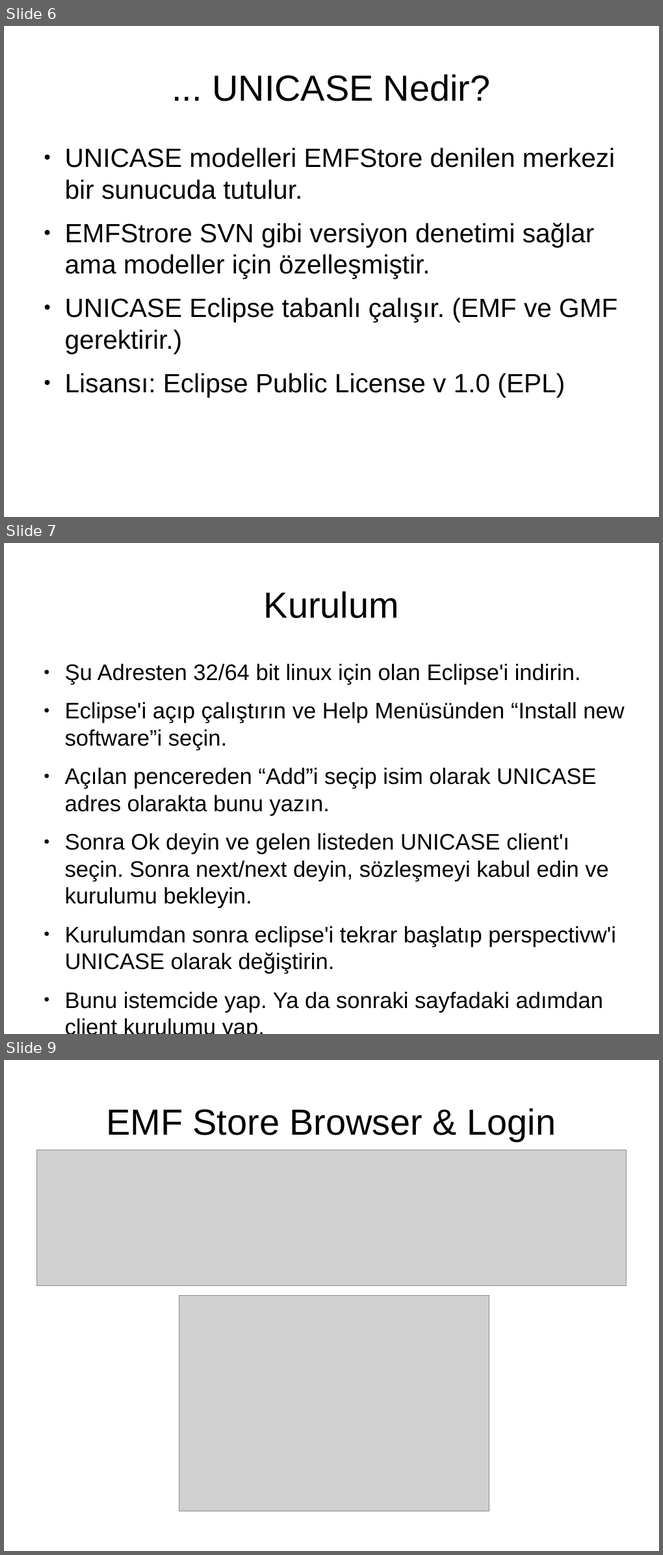
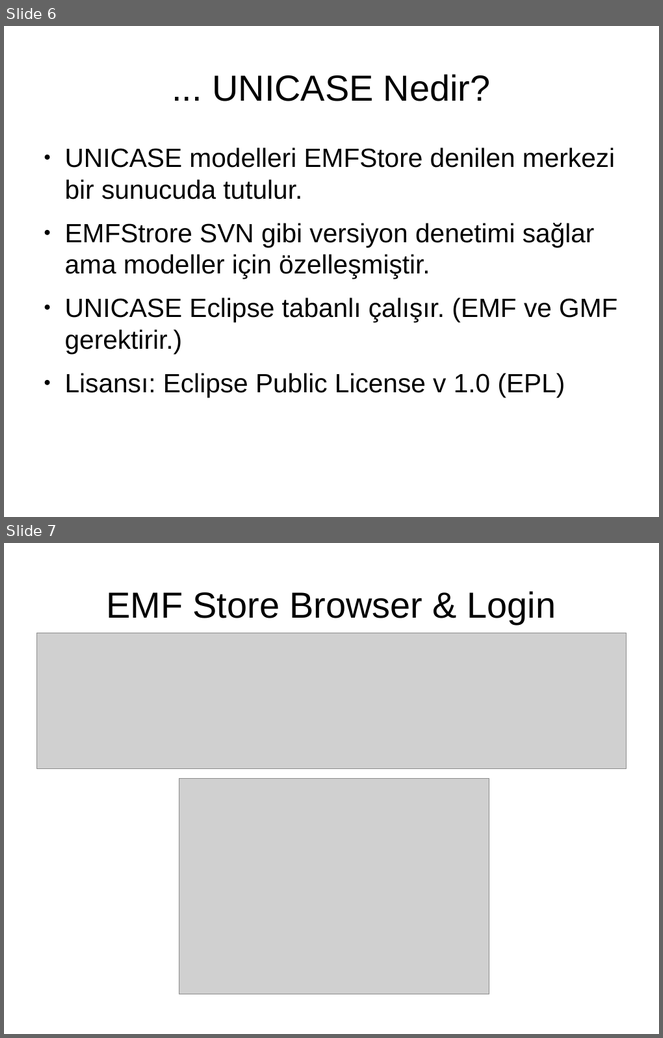
Before and after one commit to pars-linux/uludag, a slide deck: playground/mehmet/unicase2.odp. Shown one above the other, each under a label of ours: slides 6, 7 and 9 before the commit, slides 6 and 7 after it; the slides between them are not shown. The pictures are 663x1555 and 663x1038 pixels, drawn with LibreOffice and Linux fonts; fonts in the diff are those of the drawing; grey boxes stand for pictures. Boxes give left, top, right and bottom in pixels: in the first picture for what was removed or moved away, otherwise in the second. Text is boxed around its words. In the diff, an @@ line names an element or a change of style, - is before the commit and + after.

Commit message:
remove installation steps

```diff
--- a/playground/mehmet/unicase2.odp
+++ b/playground/mehmet/unicase2.odp
@@ slide 7 removed at bbox=[4, 543, 659, 1034], background #FFFFFF @@
@@ title removed at bbox=[264, 591, 399, 618] @@
-Kurulum
@@ text removed at bbox=[65, 664, 624, 1013] @@
-● Şu Adresten 32/64 bit linux için olan Eclipse'i indirin.
-● Eclipse'i açıp çalıştırın ve Help Menüsünden “Install new software”i seçin.
-● Açılan pencereden “Add”i seçip isim olarak UNICASE adres olarakta bunu yazın.
-● Sonra Ok deyin ve gelen listeden UNICASE client'ı seçin. Sonra next/next deyin, sözleşmeyi kabul edin ve kurulumu bekleyin.
-● Kurulumdan sonra eclipse'i tekrar başlatıp perspectivw'i UNICASE olarak değiştirin.
-● Bunu istemcide yap. Ya da sonraki sayfadaki adımdan client kurulumu yap.
@@ what was slide 9 is now slide 7 @@
```
Also in this commit, not shown: 8 slides changed, 6 slides added, 6 other slides removed, 1 other file.
